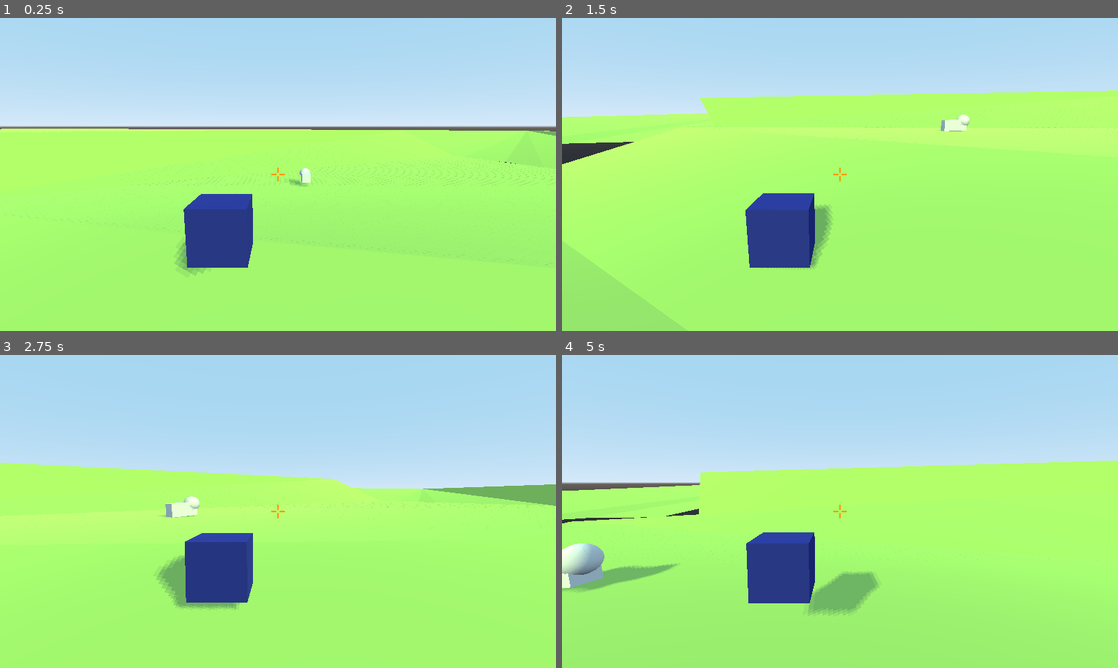
Above: before the commit, frames 1-4 (two rows, left to right).
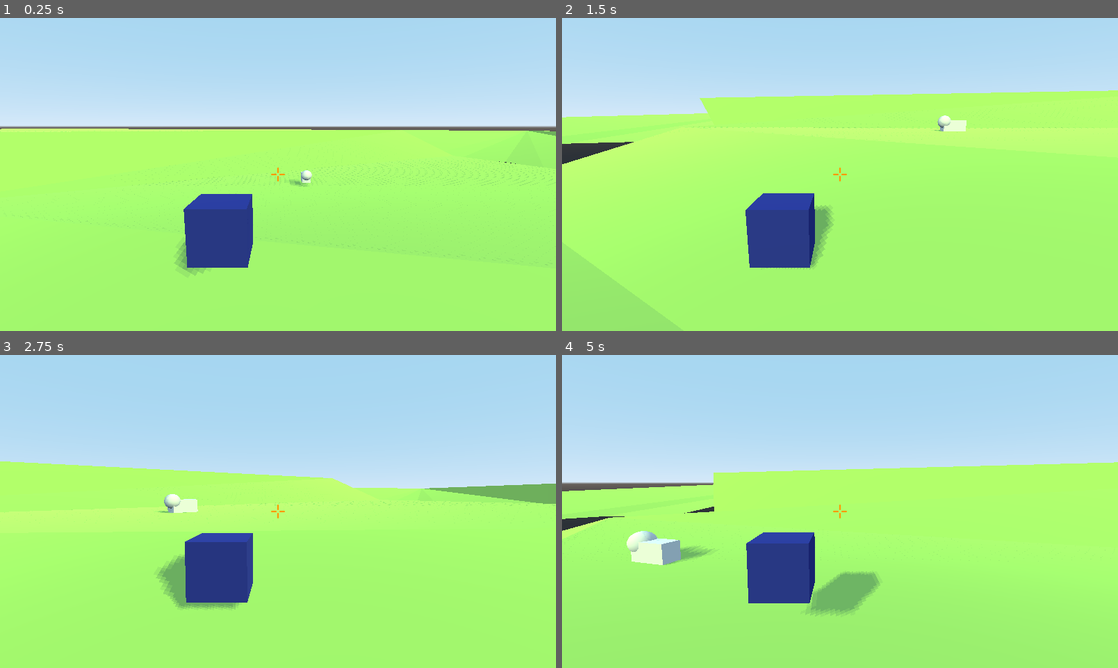
Above: after the commit, the same moments.

Repository: enumox/ludum-dare-43
Game: Godot game, scene res://Game.tscn
Same seed, same stepped clock (60 frames per second), same inputs: the game is played once before the commit and once after it.
Inputs (mouse positions are in pixels of both pictures, inside the frame that each line leads up to):
- Up to frame 1 (0.25 s): no input
- Up to frame 2 (1.5 s): move the mouse to (867, 174) at 0.52 s; hold W (move_forward) from 0.53 s (still down); tap Space (jump) at 0.77 s; move the mouse to (812, 174) at 1.27 s
- Up to frame 3 (2.75 s): keep holding W (move_forward); tap Space (jump) at 1.52 s; move the mouse to (289, 505) at 2.02 s
- Up to frame 4 (5 s): keep holding W (move_forward); move the mouse to (834, 517) at 2.77 s; tap Space (jump) at 3.02, 3.77, 4.52 s; move the mouse to (878, 514) at 3.52 s; move the mouse to (795, 508) at 4.27 s

The runs differ from the first frame. In frame 1, less than 0.1% of the frame differs, in the area x 53-57%, y 48-53%; in frame 2, 0.3%; in frame 3, 0.8%; in frame 4, 3.4%, in the area x 0-100%, y 33-83%.
Error before the commit: Invalid get index '0' (on base: 'PoolVector3Array'). (res://actors/animals/BaseAnimal.gd:46)

Commit message:
Animal running behavior

Diff:
--- a/Game.tscn
+++ b/Game.tscn
@@ -1,30 +1,12 @@
-[gd_scene load_steps=13 format=2]
+[gd_scene load_steps=8 format=2]
 
 [ext_resource path="res://interface/gui/GUI.tscn" type="PackedScene" id=1]
 [ext_resource path="res://world/TestMap.tscn" type="PackedScene" id=2]
 [ext_resource path="res://actors/player/Player.tscn" type="PackedScene" id=3]
 [ext_resource path="res://actors/camera/CameraHolder.tscn" type="PackedScene" id=4]
 [ext_resource path="res://world/Map.gd" type="Script" id=5]
-[ext_resource path="res://actors/animals/BaseAnimal.gd" type="Script" id=6]
+[ext_resource path="res://actors/animals/BaseAnimal.tscn" type="PackedScene" id=6]
 [ext_resource path="res://world/TestNavMesh.tscn" type="PackedScene" id=7]
-
-[sub_resource type="ConvexPolygonShape" id=1]
-
-points = PoolVector3Array( -1, 1, 1, 1, 1, -1, 1, 1, 1, -1, 1, -1, -1, -1, 1, 1, -1, -1, 1, -1, 1, -1, -1, -1, 1, 1, 1, -1, 1, -1, 1, 1, -1, -1, 1, 1, 1, -1, 1, -1, -1, -1, 1, -1, -1, -1, -1, 1, 1, 1, 1, -1, -1, 1, -1, 1, 1, 1, -1, 1, 1, 1, -1, -1, -1, -1, -1, 1, -1, 1, -1, -1 )
-
-[sub_resource type="CubeMesh" id=2]
-
-
-[sub_resource type="SphereShape" id=3]
-
-
-[sub_resource type="SphereMesh" id=4]
-
-
-[sub_resource type="CylinderShape" id=5]
-
-radius = 25.0
-height = 5.0
 
 [node name="Game" type="Spatial"]
 
@@ -52,47 +34,13 @@
 script = ExtResource( 5 )
 
 [node name="Animals" type="Node" parent="Map"]
-editor/display_folded = true
 
-[node name="BaseAnimal" type="KinematicBody" parent="Map/Animals"]
-editor/display_folded = true
-transform = Transform( 1, 0, 0, 0, 1, 0, 0, 0, 1, -7, 7.23, 39 )
-script = ExtResource( 6 )
+[node name="BaseAnimal" parent="Map/Animals" instance=ExtResource( 6 )]
 max_hp = 100.0
 gravity = 9.8
 move_speed = 5.0
+run_speed = 15.0
 sense_of_presence_radius = 25.0
-
-[node name="CollisionShape" type="CollisionShape" parent="Map/Animals/BaseAnimal"]
-transform = Transform( 0.75, 0, 0, 0, 0.75, 0, 0, 0, 1.5, 0, 0, 0 )
-shape = SubResource( 1 )
-
-[node name="MeshInstance" type="MeshInstance" parent="Map/Animals/BaseAnimal"]
-transform = Transform( 0.75, 0, 0, 0, 0.75, 0, 0, 0, 1.5, 0, 0, 0 )
-mesh = SubResource( 2 )
-material/0 = null
-
-[node name="WeakSpot" type="Area" parent="Map/Animals/BaseAnimal"]
-editor/display_folded = true
-transform = Transform( 1, 0, 0, 0, 1, 0, 0, 0, 1, 0, 0.5384, 1.28499 )
-
-[node name="CollisionShape" type="CollisionShape" parent="Map/Animals/BaseAnimal/WeakSpot"]
-shape = SubResource( 3 )
-
-[node name="MeshInstance2" type="MeshInstance" parent="Map/Animals/BaseAnimal"]
-transform = Transform( 1, 0, 0, 0, 0.850642, 0, 0, 0, 0.877925, 0, 0.547011, 1.2569 )
-mesh = SubResource( 4 )
-material/0 = null
-
-[node name="PresenseArea" type="Area" parent="Map/Animals/BaseAnimal"]
-editor/display_folded = true
-
-[node name="CollisionShape" type="CollisionShape" parent="Map/Animals/BaseAnimal/PresenseArea"]
-shape = SubResource( 5 )
-
-[node name="RayCast" type="RayCast" parent="Map/Animals/BaseAnimal"]
-enabled = true
-cast_to = Vector3( 0, -2, 0 )
 
 [node name="NavigationMeshInstance" parent="Map" instance=ExtResource( 7 )]
 transform = Transform( 1, 0, 0, 0, 1, 0, 0, 0, 1, 0, -4, 0 )
--- a/actors/animals/BaseAnimal.gd
+++ b/actors/animals/BaseAnimal.gd
@@ -5,13 +5,17 @@
 
 onready var weak_spot = $WeakSpot
 onready var presence_shape = $PresenseArea/CollisionShape
+onready var sight = $Sight
+onready var presence = $PresenseArea
 onready var raycast = $RayCast
 
 export var max_hp : float
 export var gravity : float
 export var move_speed : float
+export var run_speed : float
 export var description : String
 export var sense_of_presence_radius : float setget set_sense_of_presence_radius
+export var attack_on_sight : bool
 export(float, 1.5, 2.5) var weak_spot_hit_multiplier : float
 
 enum States { IDLING, RUNNING, ATTACKING, DEAD, FALLING }
@@ -21,9 +25,21 @@
 var target = null
 var movement : = Vector3()
 var path = Array()
+var player = null
 
 func _ready() -> void:
 	weak_spot.connect('body_entered', self, '_on_weak_spot_body_entered')
+	sight.connect('body_entered', self, '_on_sight_body_entered')
+	presence.connect('body_entered', self, '_on_presence_body_entered')
+	presence.connect('body_exited', self, '_on_presence_body_exited')
+
+func _process(delta : float) -> void:
+	if player == null or state != States.IDLING:
+		return
+	#TODO: Check for player running/walking/crouching
+	if player.translation.distance_to(translation) < presence_shape.shape.radius / 2 and state != States.RUNNING:
+		state = States.RUNNING
+
 
 func _physics_process(delta : float) -> void:
 	match state:
@@ -39,23 +55,36 @@
 			_handle_falling(delta)
 
 func _handle_idling(delta : float) -> void:
+	print('idling')
 	if not is_on_floor():
 		state = States.FALLING
 	if path.size() == 0:
 		emit_signal('path_requested', translation, Vector3(randi() % 45, 0, randi() % 45), self)
+		return
 	var direction = (path[0] - translation).normalized() - (path[0] - translation).normalized().project(raycast.get_collision_normal())
 	direction = direction.normalized()
 	var movement = direction * move_speed
 	movement.y = -gravity
-	move_and_slide(movement, Vector3(0, 1, 0))
-	look_at(path[0], Vector3(0, 1, 0))
+	move_and_slide(movement, Vector3(0, 1, 0), 2)
+	look_at(Vector3(path[0].x, translation.y, path[0].z), Vector3(0, 1, 0))
 	if path[0].distance_to(translation) < 5:
 		path.remove(0)
-		print("popped")
 
 func _handle_running(delta : float) -> void:
-	if not is_on_floor():
-		state = States.FALLING
+	print('running')
+	if path.size() == 0:
+		emit_signal('path_requested', translation, -(player.translation - translation).normalized() * 150, self)
+		return
+	var direction = (path[0] - translation).normalized() - (path[0] - translation).normalized().project(raycast.get_collision_normal())
+	direction = direction.normalized()
+	var movement = direction * run_speed
+	movement.y = -gravity
+	move_and_slide(movement, Vector3(0, 1, 0), 2)
+	look_at(Vector3(path[0].x, translation.y, path[0].z), Vector3(0, 1, 0))
+	if path[0].distance_to(translation) < 5:
+		path.remove(0)
+		if path.size() == 0 and player == null:
+			state = States.IDLING
 
 func _handle_attacking(delta : float) -> void:
 	if not is_on_floor():
@@ -66,6 +95,7 @@
 		state = States.FALLING
 
 func _handle_falling(delta : float) -> void:
+	print('falling')
 	if is_on_floor():
 		state = States.IDLING
 		return
@@ -79,3 +109,28 @@
 
 func _on_weak_spot_body_entered(body : PhysicsBody) -> void:
 	pass
+
+func _on_sight_body_entered(body : PhysicsBody) -> void:
+	var player = body as Player
+	if player == null:
+		return
+	if self.player == null:
+		self.player = player
+	if attack_on_sight or state == States.RUNNING:
+		return
+	state = States.RUNNING
+	path = []
+
+func _on_presence_body_entered(body : PhysicsBody) -> void:
+	var player = body as Player
+	if player == null:
+		return
+	if self.player == null:
+		self.player = player
+
+func _on_presence_body_exited(body : PhysicsBody) -> void:
+	var player = body as Player
+	if player == null:
+		return
+	if self.player != null:
+		self.player = null
--- /dev/null
+++ b/actors/animals/BaseAnimal.tscn
@@ -0,0 +1,66 @@
+[gd_scene load_steps=8 format=2]
+
+[ext_resource path="res://actors/animals/BaseAnimal.gd" type="Script" id=1]
+
+[sub_resource type="ConvexPolygonShape" id=1]
+
+points = PoolVector3Array( -1, 1, 1, 1, 1, -1, 1, 1, 1, -1, 1, -1, -1, -1, 1, 1, -1, -1, 1, -1, 1, -1, -1, -1, 1, 1, 1, -1, 1, -1, 1, 1, -1, -1, 1, 1, 1, -1, 1, -1, -1, -1, 1, -1, -1, -1, -1, 1, 1, 1, 1, -1, -1, 1, -1, 1, 1, 1, -1, 1, 1, 1, -1, -1, -1, -1, -1, 1, -1, 1, -1, -1 )
+
+[sub_resource type="CubeMesh" id=2]
+
+
+[sub_resource type="SphereShape" id=3]
+
+
+[sub_resource type="SphereMesh" id=4]
+
+
+[sub_resource type="CylinderShape" id=5]
+
+radius = 25.0
+height = 5.0
+
+[sub_resource type="CylinderShape" id=6]
+
+radius = 10.0363
+
+[node name="BaseAnimal" type="KinematicBody"]
+transform = Transform( 1, 0, 0, 0, 1, 0, 0, 0, 1, -7, 7.23, 39 )
+script = ExtResource( 1 )
+
+[node name="CollisionShape" type="CollisionShape" parent="."]
+transform = Transform( 0.75, 0, 0, 0, 0.75, 0, 0, 0, 1.5, 0, 0, 0 )
+shape = SubResource( 1 )
+
+[node name="MeshInstance" type="MeshInstance" parent="."]
+transform = Transform( 0.75, 0, 0, 0, 0.75, 0, 0, 0, 1.5, 0, 0, 0 )
+mesh = SubResource( 2 )
+material/0 = null
+
+[node name="WeakSpot" type="Area" parent="."]
+editor/display_folded = true
+transform = Transform( 1, 0, 0, 0, 1, 0, 0, 0, 1, 0, 0.5384, 1.28499 )
+
+[node name="CollisionShape" type="CollisionShape" parent="WeakSpot"]
+shape = SubResource( 3 )
+
+[node name="MeshInstance2" type="MeshInstance" parent="."]
+transform = Transform( 1, 0, 0, 0, 0.850642, 0, 0, 0, 0.877925, 0, 0.547, -1.257 )
+mesh = SubResource( 4 )
+material/0 = null
+
+[node name="PresenseArea" type="Area" parent="."]
+editor/display_folded = true
+
+[node name="CollisionShape" type="CollisionShape" parent="PresenseArea"]
+shape = SubResource( 5 )
+
+[node name="RayCast" type="RayCast" parent="."]
+enabled = true
+cast_to = Vector3( 0, -2, 0 )
+
+[node name="Sight" type="Area" parent="."]
+
+[node name="CollisionShape" type="CollisionShape" parent="Sight"]
+transform = Transform( 1, 0, 0, 0, 1, 0, 0, 0, 1, 0, 0, -10 )
+shape = SubResource( 6 )
--- a/actors/player/Player.gd
+++ b/actors/player/Player.gd
@@ -1,4 +1,5 @@
 extends KinematicBody
+class_name Player
 
 export var move_speed : float
 export var jump_force : float
@@ -33,7 +34,7 @@
 	movement.x = frame_velocity.x
 	movement.z = frame_velocity.z
 	movement.y += delta * gravity
-	movement = move_and_slide(movement, Vector3(0, 1, 0))
+	movement = move_and_slide(movement, Vector3(0, 1, 0), 2)
 
 func _input(event) -> void:
 	if event is InputEventMouseMotion:
--- a/actors/player/Player.tscn
+++ b/actors/player/Player.tscn
@@ -1,6 +1,7 @@
-[gd_scene load_steps=5 format=2]
+[gd_scene load_steps=6 format=2]
 
 [ext_resource path="res://actors/player/Player.gd" type="Script" id=1]
+[ext_resource path="res://actors/camera/CameraHolder.tscn" type="PackedScene" id=2]
 
 [sub_resource type="ConvexPolygonShape" id=1]
 
@@ -31,3 +32,5 @@
 [node name="Mesh" type="MeshInstance" parent="."]
 mesh = SubResource( 2 )
 material/0 = SubResource( 3 )
+
+[node name="CameraHolder" parent="." instance=ExtResource( 2 )]
--- a/project.godot
+++ b/project.godot
@@ -13,9 +13,15 @@
 "class": "BaseAnimal",
 "language": "GDScript",
 "path": "res://actors/animals/BaseAnimal.gd"
+}, {
+"base": "KinematicBody",
+"class": "Player",
+"language": "GDScript",
+"path": "res://actors/player/Player.gd"
 } ]
 _global_script_class_icons={
-"BaseAnimal": ""
+"BaseAnimal": "",
+"Player": ""
 }
 
 [application]
